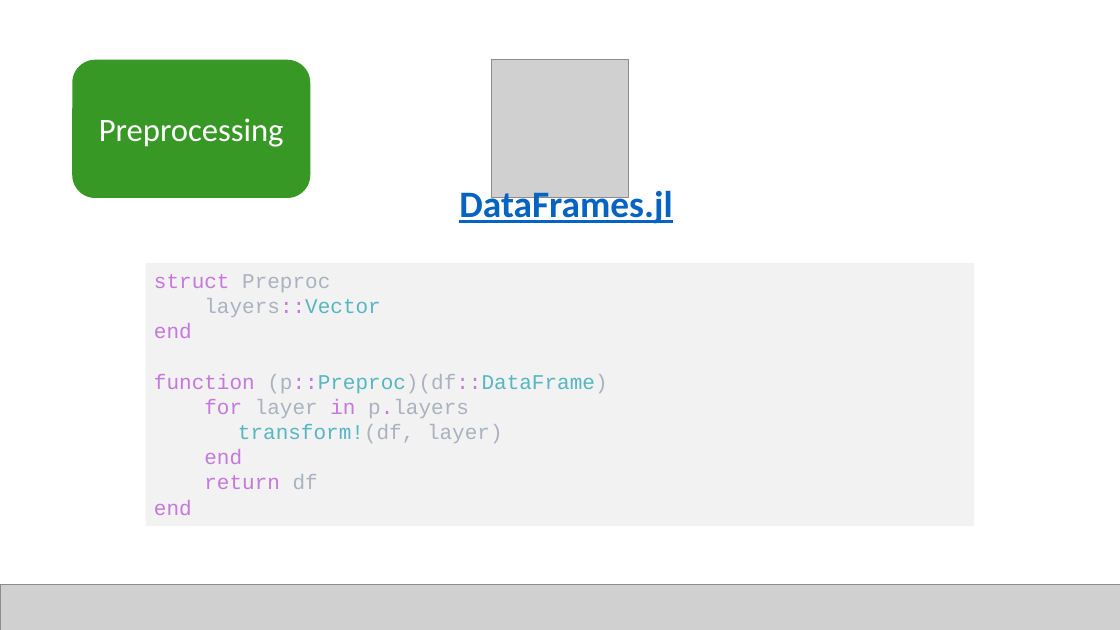
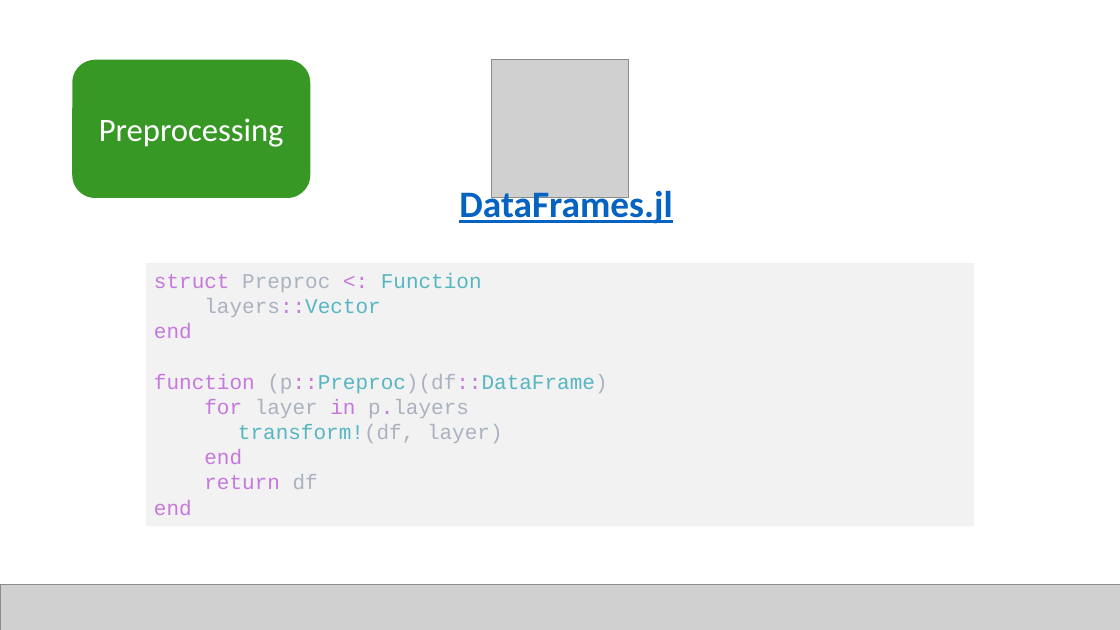
Before and after one commit to JuliaComputing/ScoringEngineDemo.jl, a slide deck: slide 8 of webinar-2022-02-17.pptx. Drawn at 1120x630 pixels with LibreOffice and Linux fonts; fonts in the diff are those of the drawing; grey boxes stand for pictures. Boxes give left, top, right and bottom in pixels: in the first picture for what was removed or moved away, otherwise in the second. Text is boxed around its words. In the diff, an @@ line names an element or a change of style, - is before the commit and + after.

```diff
--- a/webinar-2022-02-17.pptx
+++ b/webinar-2022-02-17.pptx
@@ text in rectangle at (154, 273, 482, 292): text changed; text colour #ABB2BF to #C678DD @@
-struct Preproc
+struct Preproc <: Function
```
Also in this commit, not shown: 4 other slides changed, 2 other files.
